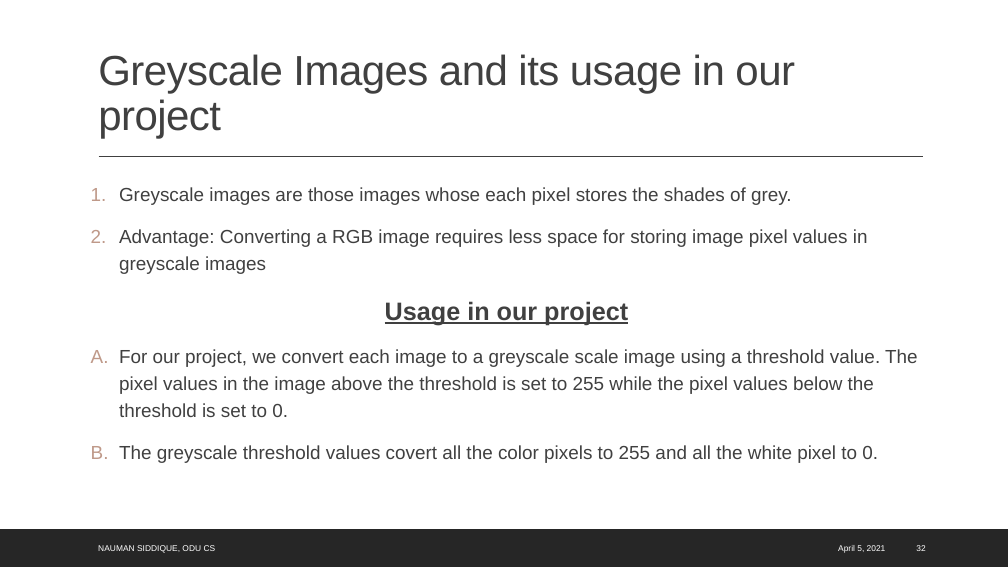
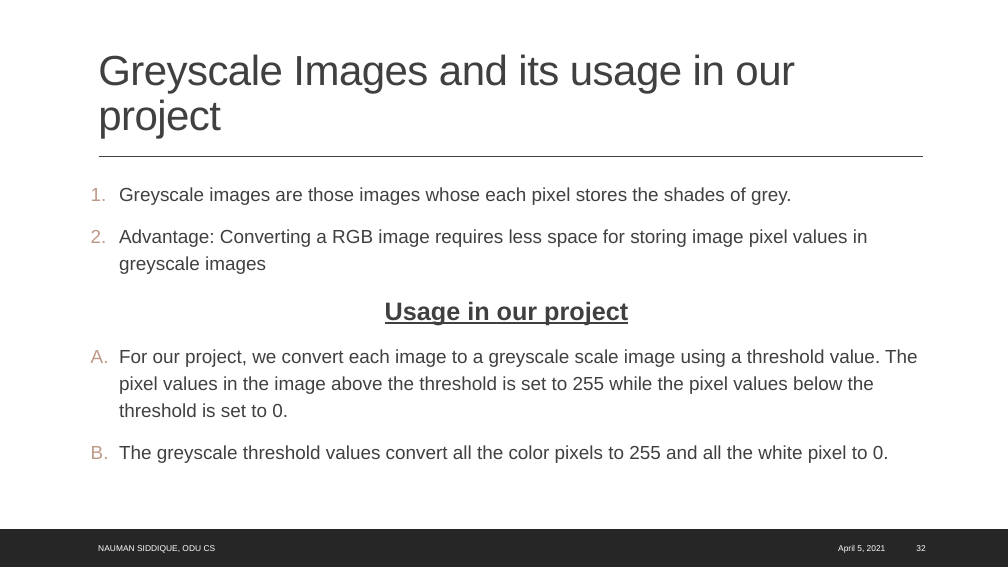
Before and after one commit to isaki001/PiCamUtils, a slide deck: slide 32 of floodDetection/report/Flood Detection using Raspberry Pi.pptx. Drawn at 1008x567 pixels with LibreOffice and Linux fonts; fonts in the diff are those of the drawing. Boxes give left, top, right and bottom in pixels: in the first picture for what was removed or moved away, otherwise in the second. Text is boxed around its words. In the diff, an @@ line names an element or a change of style, - is before the commit and + after.

```diff
--- a/floodDetection/report/Flood Detection using Raspberry Pi.pptx
+++ b/floodDetection/report/Flood Detection using Raspberry Pi.pptx
@@ text at bbox=[119, 445, 889, 463]: text changed @@
-B. The greyscale threshold values covert all the color pixels to 255 and all the white pixel to 0.
+B. The greyscale threshold values convert all the color pixels to 255 and all the white pixel to 0.
```
Also in this commit, not shown: 1 other slide changed.
